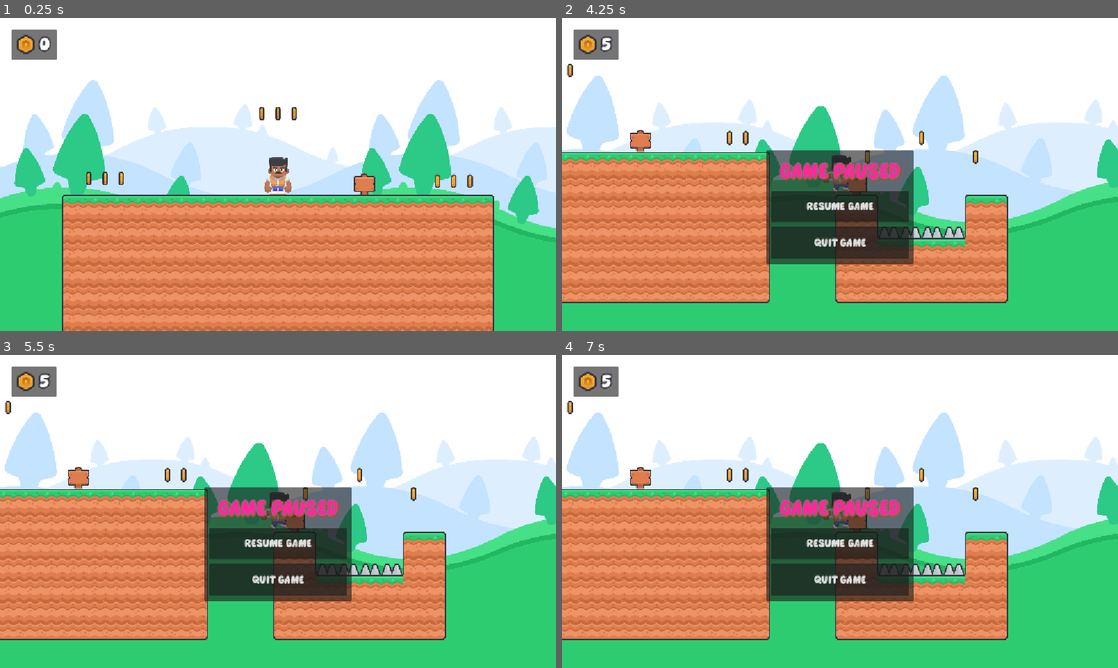
Above: before the commit, frames 1-4 (two rows, left to right).
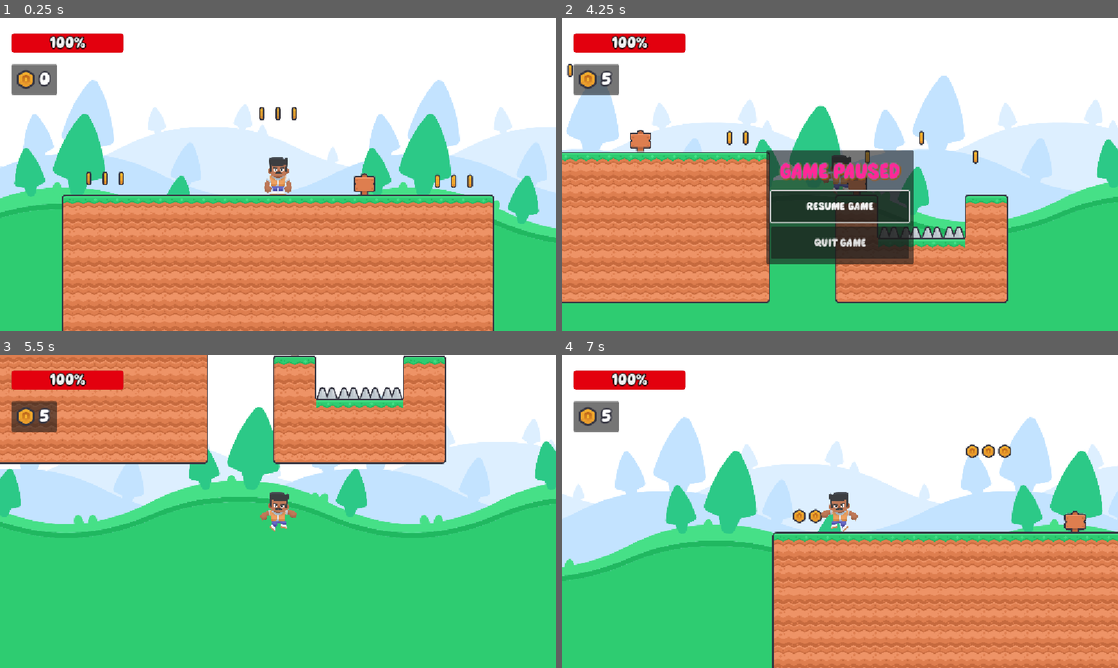
Above: after the commit, the same moments.

Repository: ericvennemeyer/GDTV_godot_ui
Game: Godot game, scene res://Scenes/Game Scenes/2d_platformer.tscn
Two runs of this game, one before a commit and one after it. Both use one fixed random seed, a clock stepped at 60 frames per second and the inputs below.
Inputs:
- Up to frame 1 (0.25 s): no input
- Up to frame 2 (4.25 s): tap Enter (ui_accept) at 0.5, 0.77, 1.52, 3.02, 3.77 s; hold Right (ui_right) 0.53-2.03 s; hold Left (ui_left) 2.03-2.78 s; hold Right (ui_right) from 2.78 s (still down); tap Escape (pause) at 4.15 s
- Up to frame 3 (5.5 s): release Right (ui_right) at 4.28 s; hold Left (ui_left) 4.28-5.03 s; tap Enter (ui_accept) at 4.52 s; hold Right (ui_right) from 5.03 s (still down)
- Up to frame 4 (7 s): release Right (ui_right) at 5.78 s; hold Left (ui_left) from 5.78 s (still down); tap Enter (ui_accept) at 6.02, 6.77 s

The runs differ from the first frame. In frame 1, 2.3% of the frame differs, in the area x 2-23%, y 3-25%; in frame 2, 2.6%; in frame 3, 65%, in the area x 0-100%, y 0-92%; in frame 4, 60%.

Commit message:
2.12 -- Mouse Filters & Player HP Bar

Diff:
--- a/GameDev UI Base Project/Scenes/Game Scenes/2d_platformer.tscn
+++ b/GameDev UI Base Project/Scenes/Game Scenes/2d_platformer.tscn
@@ -142,8 +142,6 @@
 scale = Vector2(1024, 1024)
 texture = SubResource("GradientTexture1D_qc1kn")
 
-[node name="PlayerHUD" parent="." unique_id=1720921287 instance=ExtResource("3_7s3nb")]
-
 [node name="Coins" type="Node2D" parent="." unique_id=535448822]
 
 [node name="Coin" parent="Coins" unique_id=194657789 instance=ExtResource("4_rb1w1")]
@@ -233,5 +231,7 @@
 
 [node name="PauseMenu" parent="." unique_id=1425799815 instance=ExtResource("6_cd0lt")]
 
+[node name="PlayerHUD" parent="." unique_id=1720921287 instance=ExtResource("3_7s3nb")]
+
 [editable path="Sign"]
 [editable path="Sign2"]
--- a/GameDev UI Base Project/Scenes/Game Scenes/UI Scenes/pause_menu.gd
+++ b/GameDev UI Base Project/Scenes/Game Scenes/UI Scenes/pause_menu.gd
@@ -17,6 +17,7 @@
 func pause_game() -> void:
 	visible = true
 	get_tree().paused = true
+	%ResumeButton.grab_focus()
 
 
 func unpause_game() -> void:
--- a/GameDev UI Base Project/Scenes/Game Scenes/UI Scenes/player_hud.gd
+++ b/GameDev UI Base Project/Scenes/Game Scenes/UI Scenes/player_hud.gd
@@ -3,10 +3,16 @@
 
 func _ready() -> void:
 	var player = get_tree().get_first_node_in_group("player")
+	player.hp_changed.connect(_on_hp_changed)
 	player.coin_collected.connect(_on_coin_collected)
 
+	%PlayerHPBar.value = player.hp
 	%CoinCounterLabel.text = str(player.coins)
 
 
 func _on_coin_collected(current_coins: int) -> void:
 	%CoinCounterLabel.text = str(current_coins)
+
+
+func _on_hp_changed(current_hp: int) -> void:
+	%PlayerHPBar.value = current_hp
--- a/GameDev UI Base Project/Scenes/Game Scenes/UI Scenes/player_hud.tscn
+++ b/GameDev UI Base Project/Scenes/Game Scenes/UI Scenes/player_hud.tscn
@@ -2,6 +2,20 @@
 
 [ext_resource type="Texture2D" uid="uid://c5lomjbx54f0j" path="res://Assets/Game Art/2DPlatformerTilemap.png" id="1_dxiyu"]
 [ext_resource type="Script" uid="uid://b6g04whfntmak" path="res://Scenes/Game Scenes/UI Scenes/player_hud.gd" id="1_oohta"]
+
+[sub_resource type="StyleBoxFlat" id="StyleBoxFlat_oohta"]
+bg_color = Color(0, 0.6750001, 0.75, 0.34117648)
+corner_radius_top_left = 6
+corner_radius_top_right = 6
+corner_radius_bottom_right = 6
+corner_radius_bottom_left = 6
+
+[sub_resource type="StyleBoxFlat" id="StyleBoxFlat_biyew"]
+bg_color = Color(0.8905589, 0, 0.05691403, 1)
+corner_radius_top_left = 6
+corner_radius_top_right = 6
+corner_radius_bottom_right = 6
+corner_radius_bottom_left = 6
 
 [sub_resource type="AtlasTexture" id="AtlasTexture_biyew"]
 atlas = ExtResource("1_dxiyu")
@@ -18,30 +32,54 @@
 [node name="PlayerHUD" type="CanvasLayer" unique_id=1720921287]
 script = ExtResource("1_oohta")
 
-[node name="PanelContainer" type="PanelContainer" parent="." unique_id=932664504]
+[node name="Control" type="Control" parent="." unique_id=201636008]
+layout_mode = 3
+anchors_preset = 15
+anchor_right = 1.0
+anchor_bottom = 1.0
+grow_horizontal = 2
+grow_vertical = 2
+mouse_filter = 2
+
+[node name="PlayerHPBar" type="ProgressBar" parent="Control" unique_id=515631194]
+unique_name_in_owner = true
+layout_mode = 0
 offset_left = 24.0
-offset_top = 24.0
-offset_right = 114.0
-offset_bottom = 87.0
+offset_top = 32.0
+offset_right = 256.0
+offset_bottom = 72.0
+theme_override_colors/font_outline_color = Color(0, 0, 0, 1)
+theme_override_constants/outline_size = 8
+theme_override_font_sizes/font_size = 32
+theme_override_styles/background = SubResource("StyleBoxFlat_oohta")
+theme_override_styles/fill = SubResource("StyleBoxFlat_biyew")
+value = 50.0
 
-[node name="MarginContainer" type="MarginContainer" parent="PanelContainer" unique_id=981110240]
+[node name="PanelContainer" type="PanelContainer" parent="Control" unique_id=932664504]
+layout_mode = 0
+offset_left = 24.0
+offset_top = 96.0
+offset_right = 118.0
+offset_bottom = 159.0
+
+[node name="MarginContainer" type="MarginContainer" parent="Control/PanelContainer" unique_id=981110240]
 layout_mode = 2
 theme_override_constants/margin_left = 10
 theme_override_constants/margin_top = 5
 theme_override_constants/margin_right = 15
 theme_override_constants/margin_bottom = 5
 
-[node name="HBoxContainer" type="HBoxContainer" parent="PanelContainer/MarginContainer" unique_id=1964559265]
+[node name="HBoxContainer" type="HBoxContainer" parent="Control/PanelContainer/MarginContainer" unique_id=1964559265]
 layout_mode = 2
 theme_override_constants/separation = 8
 
-[node name="CoinTextureRect" type="TextureRect" parent="PanelContainer/MarginContainer/HBoxContainer" unique_id=340216386]
+[node name="CoinTextureRect" type="TextureRect" parent="Control/PanelContainer/MarginContainer/HBoxContainer" unique_id=340216386]
 layout_mode = 2
 size_flags_vertical = 4
 texture = SubResource("AtlasTexture_biyew")
 stretch_mode = 2
 
-[node name="CoinCounterLabel" type="Label" parent="PanelContainer/MarginContainer/HBoxContainer" unique_id=1058810763]
+[node name="CoinCounterLabel" type="Label" parent="Control/PanelContainer/MarginContainer/HBoxContainer" unique_id=1058810763]
 unique_name_in_owner = true
 layout_mode = 2
 theme_override_fonts/font = SubResource("FontVariation_lgsb0")
